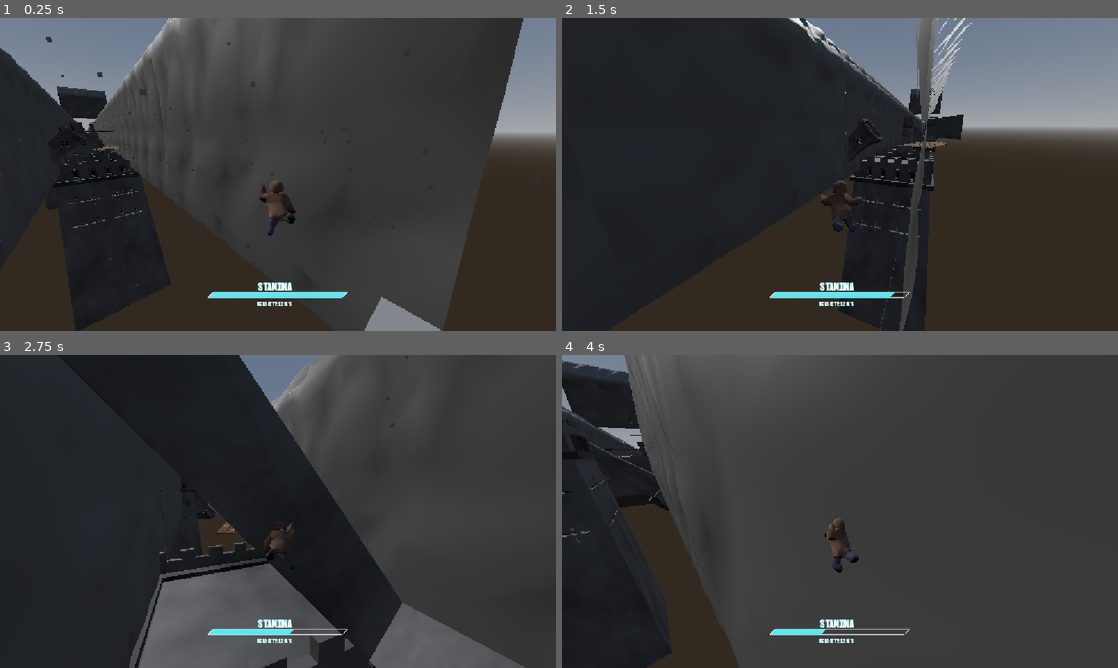
Above: before the commit, frames 1-4 (two rows, left to right).
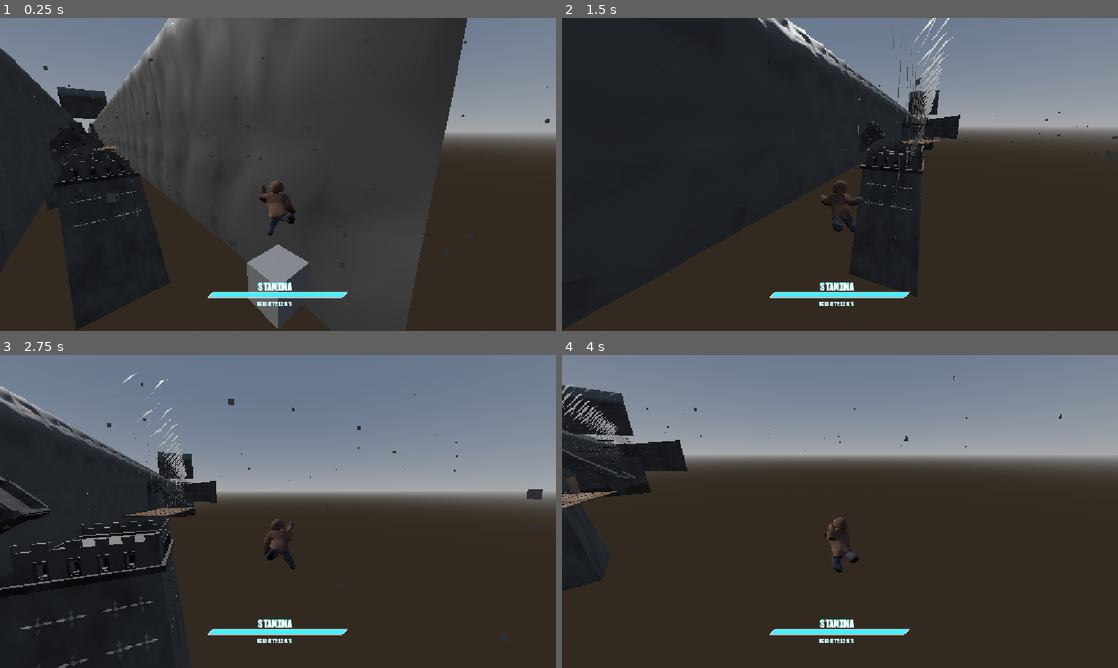
Above: after the commit, the same moments.

Repository: PortalGolem/havenIE2026GameJam
Game: Godot game, scene res://Scenes/Main.tscn
Same seed, same stepped clock (60 frames per second), same inputs: the game is played once before the commit and once after it.
Inputs (mouse positions are in pixels of both pictures, inside the frame that each line leads up to):
- Up to frame 1 (0.25 s): no input
- Up to frame 2 (1.5 s): move the mouse to (867, 174) at 0.52 s; hold Shift (Dash) 0.53-1.28 s; hold W (Forward) from 0.53 s (still down); tap Space (Jump) at 0.77, 0.8, 1.07, 1.35 s; move the mouse to (812, 174) at 1.27 s
- Up to frame 3 (2.75 s): keep holding W (Forward); tap Space (Jump) at 1.52, 1.82, 2.3 s; tap Shift (Dash) at 1.55 s; move the mouse to (289, 505) at 2.02 s; press the mouse at (289, 505) at 2.03 s
- Up to frame 4 (4 s): keep holding W (Forward); move the mouse to (834, 517) at 2.77 s; release the mouse at (834, 517) at 2.78 s; tap Shift (Dash) at 2.85 s; tap Space (Jump) at 3.02, 3.32, 3.77, 3.8 s; move the mouse to (878, 514) at 3.52 s; hold Shift (Dash) from 3.53 s (still down)

The runs differ from the first frame. In frame 1, 9.1% of the frame differs, in the area x 0-99%, y 0-100%; in frame 2, 5.7%; in frame 3, 65%; in frame 4, 75%, in the area x 0-100%, y 0-100%.
Error after the commit: Cannot call method 'get' on a null value. (res://Player/PlayerController.gd:126)

Commit message:
added dash and double jump limit

Diff:
--- a/Player/PlayerController.gd
+++ b/Player/PlayerController.gd
@@ -73,8 +73,11 @@
 var finalTargetEnemyID:int
 var died = false
 var state_machine:AnimationNodeStateMachinePlayback
+@export var doubleJumpLimit:int
+@export var dashLimit:int
 @export var enemySize:float
-
+var currentDoubleJumps:int
+var currentDashes:int
 @onready var Camera = $CameraPivot/Camera3D
 
 
@@ -120,10 +123,8 @@
 func _ready() -> void:
 	Engine.time_scale = 1.0
 
-	#for child in $Animator.get_children():
-	#	if child is AnimationTree:
-	#		print(child)
-	#		break
+	state_machine = find_child_recursive($Animator).get("parameters/playback")
+
 	Input.mouse_mode = Input.MOUSE_MODE_CAPTURED
 	currentMovement = initialMovementMode
 
@@ -303,7 +304,8 @@
 		findByClass(child, className, result)
 
 func check_dash():
-	if dashed && stanima > stanima_dash_cost:
+	if dashed && currentDashes < doubleJumpLimit && stanima > stanima_dash_cost:
+		currentDashes += 1
 		stanima -= stanima_dash_cost
 		dashed = false
 		currentMovement = MOVEMENT_MODE.DASH
@@ -347,10 +349,23 @@
 		else:
 			velocity += Vector3(jumpVector.x, jumpVector.y, -jumpVector.z)
 		currentMovement = MOVEMENT_MODE.AIR
+		currentDashes = 0
+		currentDoubleJumps = 0
 
 func check_double_jump():
-	if jumped && stanima > stanima_jump_cost:
+	if jumped && currentDoubleJumps > doubleJumpLimit && stanima > stanima_jump_cost:
 		jumped = false
+		currentDoubleJumps += 1
 		stanima -= stanima_jump_cost
 		velocity.y = 0
 		velocity += Vector3(doubleJumpVector.x, doubleJumpVector.y, -doubleJumpVector.z)
+
+func find_child_recursive(target:Node3D) -> AnimationTree:
+	for child in target.get_children():
+		if child is AnimationTree:
+			return child
+
+	for child in target.get_children():
+		return find_child_recursive(child)
+
+	return null
